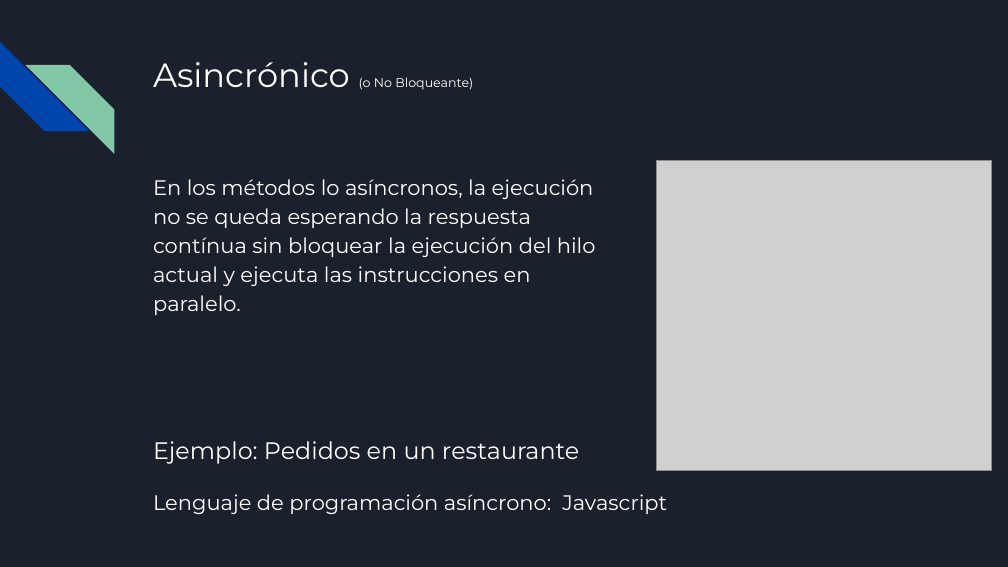
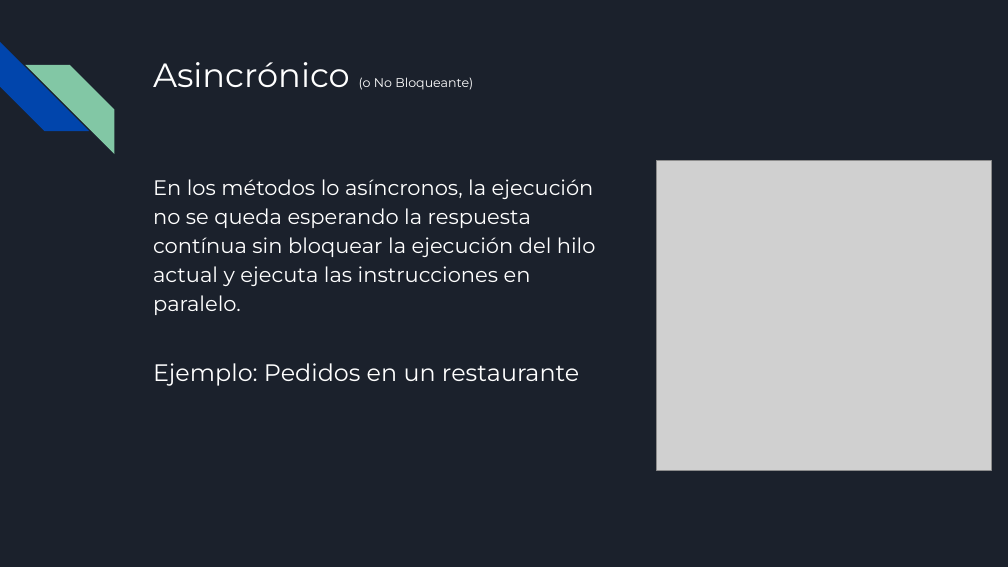
Before and after one commit to fmociulsky/syncAsync, a slide deck: slide 3 of Sincronismo Vs Asincronismo.pptx. Drawn at 1008x567 pixels with LibreOffice and Linux fonts; fonts in the diff are those of the drawing; grey boxes stand for pictures. Boxes give left, top, right and bottom in pixels: in the first picture for what was removed or moved away, otherwise in the second. Text is boxed around its words. In the diff, an @@ line names an element or a change of style, - is before the commit and + after.

```diff
--- a/Sincronismo Vs Asincronismo.pptx
+++ b/Sincronismo Vs Asincronismo.pptx
@@ text "Ejemplo: Pedidos en un restaurante": place and size @@
-text "Ejemplo: Pedidos en un restaurante" at [153,441,667,514]
+text "Ejemplo: Pedidos en un restaurante" at [153,363,579,386]
@@ text at [153,494,667,514]: paragraph removed @@
-Lenguaje de programación asíncrono: Javascript
```
Also in this commit, not shown: 3 other slides changed.
